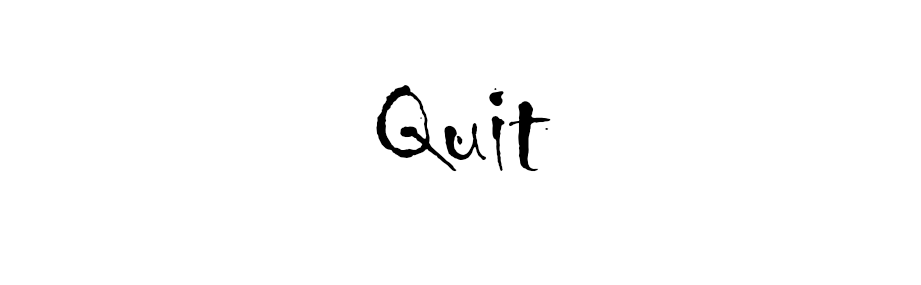
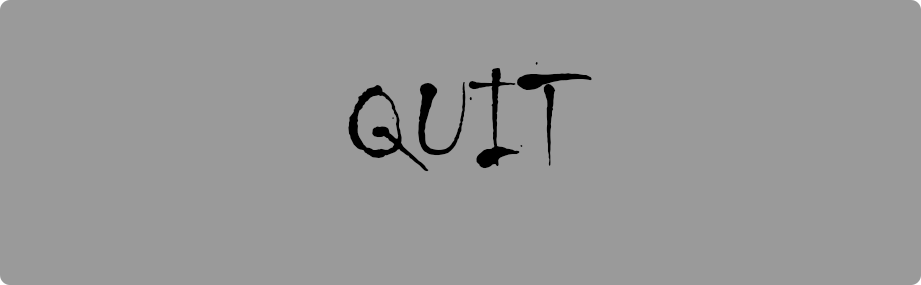
Two versions of the same layered image (921x285). Layer-by-layer changes:
renamed "Quit" to "QUIT", painted on it over bbox(348, 62, 592, 172)
painted on "Rounded Rectangle 1" over bbox(0, 0, 921, 285)
